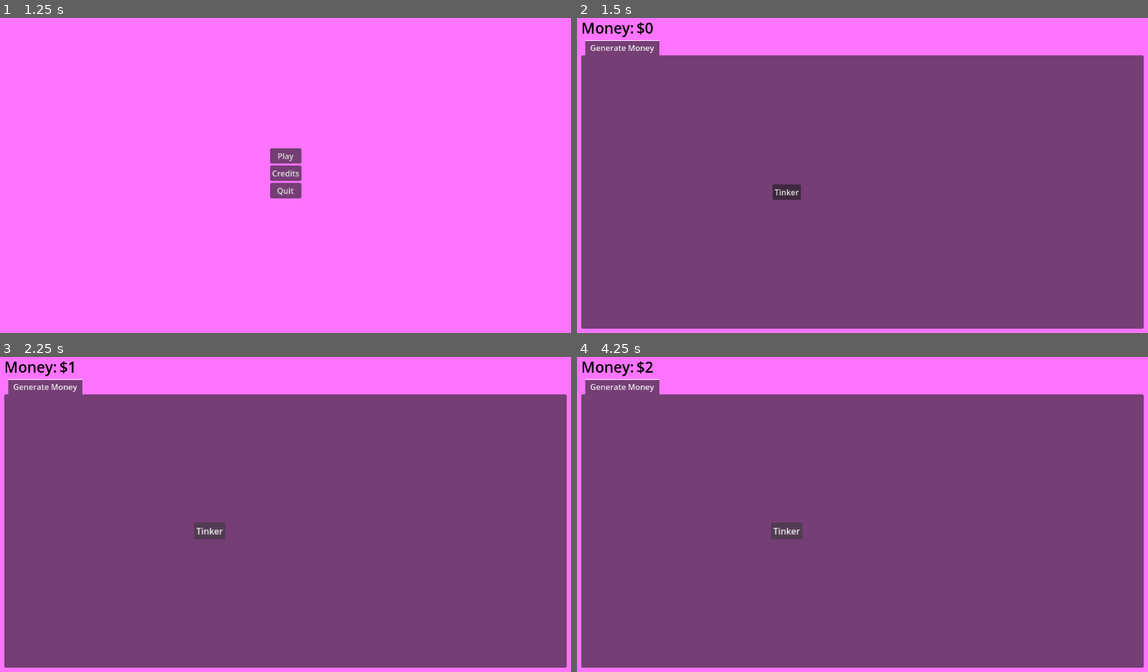
Above: before the commit, frames 1-4 (two rows, left to right).
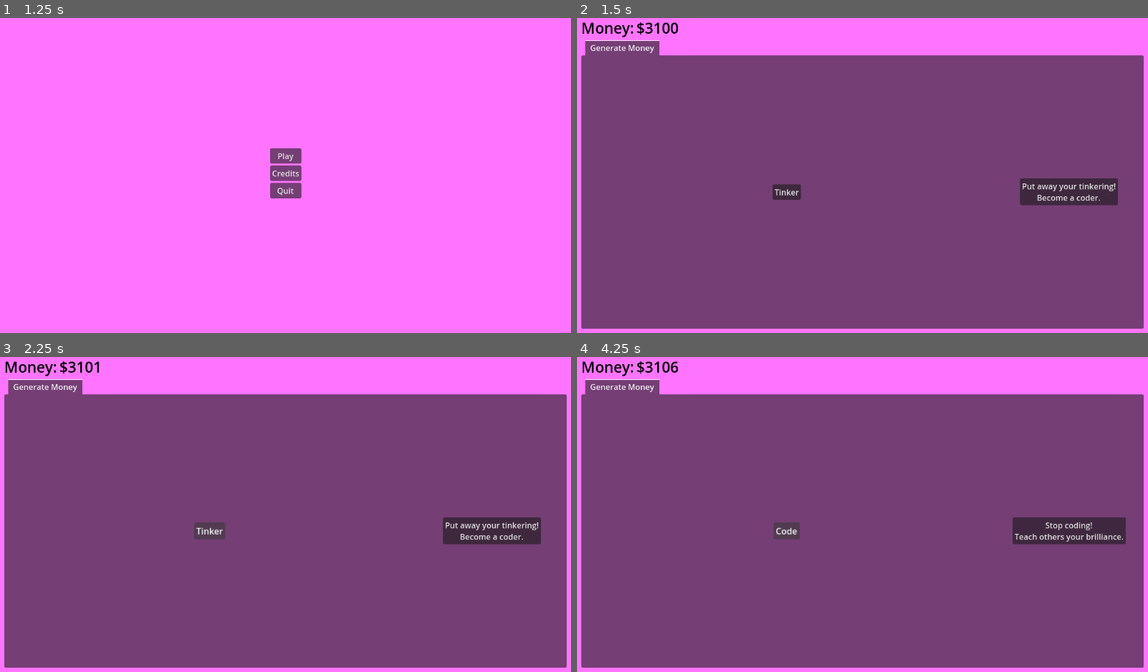
Above: after the commit, the same moments.

Repository: Habidakus/mad-idle-scientist
Game: Godot game, scene res://Scenes/main.tscn
Same seed, same stepped clock (60 frames per second), same inputs: the game is played once before the commit and once after it.
Inputs (mouse positions are in pixels of both pictures, inside the frame that each line leads up to):
- Up to frame 1 (1.25 s): tap Enter at 0.5 s; move the mouse to (411, 156) at 0.52 s; click (411, 156) at 0.67 s
- Up to frame 2 (1.5 s): click "Play" at 1.25 s
- Up to frame 3 (2.25 s): click "Tinker" at 2 s
- Up to frame 4 (4.25 s): click (1068, 530) at 2.75 s, where only the run after the commit has a clickable "Put away your tinkering! Beco…"; click "Tinker" (after the commit: "Code") at 3.5 s

Frame 1 is identical in both runs. In frame 2, 1.6% of the frame differs, in the area x 11-95%, y 1-60%; in frame 3, 1.6%; in frame 4, 1.9%, in the area x 11-97%, y 1-60%.

Commit message:
More work on the workshop page

Diff:
--- a/Scenes/game_state.tscn
+++ b/Scenes/game_state.tscn
@@ -70,9 +70,10 @@
 [node name="TabContainer" type="TabContainer" parent="MarginContainer/VBoxContainer"]
 layout_mode = 2
 size_flags_vertical = 3
-current_tab = 0
+current_tab = 1
 
 [node name="Generate Money" type="Control" parent="MarginContainer/VBoxContainer/TabContainer"]
+visible = false
 layout_mode = 2
 metadata/_tab_index = 0
 
@@ -166,41 +167,69 @@
 script = ExtResource("2_f1jsb")
 
 [node name="Workshops" type="Control" parent="MarginContainer/VBoxContainer/TabContainer"]
-visible = false
 layout_mode = 2
 metadata/_tab_index = 1
 
-[node name="MarginContainer" type="MarginContainer" parent="MarginContainer/VBoxContainer/TabContainer/Workshops"]
-layout_mode = 1
-anchors_preset = 9
-anchor_bottom = 1.0
-offset_right = 170.0
-grow_vertical = 2
-theme = ExtResource("3_yf0vc")
-
-[node name="VBoxContainer" type="VBoxContainer" parent="MarginContainer/VBoxContainer/TabContainer/Workshops/MarginContainer"]
-layout_mode = 2
-
-[node name="MarginContainerA" type="MarginContainer" parent="MarginContainer/VBoxContainer/TabContainer/Workshops/MarginContainer/VBoxContainer"]
-layout_mode = 2
-size_flags_vertical = 3
-
-[node name="MarginContainerB" type="MarginContainer" parent="MarginContainer/VBoxContainer/TabContainer/Workshops/MarginContainer/VBoxContainer"]
-layout_mode = 2
-
-[node name="HireMinion" type="Button" parent="MarginContainer/VBoxContainer/TabContainer/Workshops/MarginContainer/VBoxContainer/MarginContainerB"]
+[node name="HBoxContainer" type="HBoxContainer" parent="MarginContainer/VBoxContainer/TabContainer/Workshops"]
+layout_mode = 1
+anchors_preset = 15
+anchor_right = 1.0
+anchor_bottom = 1.0
+grow_horizontal = 2
+grow_vertical = 2
+
+[node name="MarginContainer" type="MarginContainer" parent="MarginContainer/VBoxContainer/TabContainer/Workshops/HBoxContainer"]
+layout_mode = 2
+theme = ExtResource("3_yf0vc")
+
+[node name="VBoxContainer" type="VBoxContainer" parent="MarginContainer/VBoxContainer/TabContainer/Workshops/HBoxContainer/MarginContainer"]
+layout_mode = 2
+
+[node name="MarginContainerA" type="MarginContainer" parent="MarginContainer/VBoxContainer/TabContainer/Workshops/HBoxContainer/MarginContainer/VBoxContainer"]
+layout_mode = 2
+size_flags_vertical = 3
+
+[node name="MarginContainerB" type="MarginContainer" parent="MarginContainer/VBoxContainer/TabContainer/Workshops/HBoxContainer/MarginContainer/VBoxContainer"]
+layout_mode = 2
+
+[node name="HireMinion" type="Button" parent="MarginContainer/VBoxContainer/TabContainer/Workshops/HBoxContainer/MarginContainer/VBoxContainer/MarginContainerB"]
 layout_mode = 2
 text = "Hire Minion"
 
-[node name="ControlDecorator" type="Node" parent="MarginContainer/VBoxContainer/TabContainer/Workshops/MarginContainer/VBoxContainer/MarginContainerB/HireMinion"]
-script = ExtResource("2_f1jsb")
-
-[node name="MarginContainerC" type="MarginContainer" parent="MarginContainer/VBoxContainer/TabContainer/Workshops/MarginContainer/VBoxContainer"]
-layout_mode = 2
-size_flags_vertical = 3
+[node name="ControlDecorator" type="Node" parent="MarginContainer/VBoxContainer/TabContainer/Workshops/HBoxContainer/MarginContainer/VBoxContainer/MarginContainerB/HireMinion"]
+script = ExtResource("2_f1jsb")
+
+[node name="MarginContainerC" type="MarginContainer" parent="MarginContainer/VBoxContainer/TabContainer/Workshops/HBoxContainer/MarginContainer/VBoxContainer"]
+layout_mode = 2
+
+[node name="BuildWorkshop" type="Button" parent="MarginContainer/VBoxContainer/TabContainer/Workshops/HBoxContainer/MarginContainer/VBoxContainer/MarginContainerC"]
+layout_mode = 2
+text = "Build Workshop"
+
+[node name="ControlDecorator" type="Node" parent="MarginContainer/VBoxContainer/TabContainer/Workshops/HBoxContainer/MarginContainer/VBoxContainer/MarginContainerC/BuildWorkshop"]
+script = ExtResource("2_f1jsb")
+
+[node name="MarginContainerD" type="MarginContainer" parent="MarginContainer/VBoxContainer/TabContainer/Workshops/HBoxContainer/MarginContainer/VBoxContainer"]
+layout_mode = 2
+size_flags_vertical = 3
+
+[node name="MarginContainer2" type="MarginContainer" parent="MarginContainer/VBoxContainer/TabContainer/Workshops/HBoxContainer"]
+layout_mode = 2
+size_flags_horizontal = 3
+theme = ExtResource("3_yf0vc")
+
+[node name="ScrollContainer" type="ScrollContainer" parent="MarginContainer/VBoxContainer/TabContainer/Workshops/HBoxContainer/MarginContainer2"]
+layout_mode = 2
+
+[node name="ListOfWorkshops" type="GridContainer" parent="MarginContainer/VBoxContainer/TabContainer/Workshops/HBoxContainer/MarginContainer2/ScrollContainer"]
+layout_mode = 2
+size_flags_horizontal = 3
+size_flags_vertical = 3
+columns = 4
 
 [connection signal="pressed" from="MarginContainer/VBoxContainer/TabContainer/Generate Money/HBoxContainer/Button" to="." method="_on_button_pressed"]
 [connection signal="pressed" from="MarginContainer/VBoxContainer/TabContainer/Generate Money/HBoxContainer/CenterContainer/MarginContainer/UnlockButton" to="." method="_on_unlock_button_pressed"]
 [connection signal="pressed" from="MarginContainer/VBoxContainer/TabContainer/Generate Money/MarginContainer/AugmentButton" to="." method="_on_augment_button_pressed"]
 [connection signal="pressed" from="MarginContainer/VBoxContainer/TabContainer/Generate Money/MarginContainer2/WorkshopsButton" to="." method="_on_workshops_button_pressed"]
-[connection signal="pressed" from="MarginContainer/VBoxContainer/TabContainer/Workshops/MarginContainer/VBoxContainer/MarginContainerB/HireMinion" to="." method="_on_hire_minion_pressed"]
+[connection signal="pressed" from="MarginContainer/VBoxContainer/TabContainer/Workshops/HBoxContainer/MarginContainer/VBoxContainer/MarginContainerB/HireMinion" to="." method="_on_hire_minion_pressed"]
+[connection signal="pressed" from="MarginContainer/VBoxContainer/TabContainer/Workshops/HBoxContainer/MarginContainer/VBoxContainer/MarginContainerC/BuildWorkshop" to="." method="_on_build_workshop_pressed"]
--- a/Scripts/StateMachine/StateMachineState_Game.gd
+++ b/Scripts/StateMachine/StateMachineState_Game.gd
@@ -8,6 +8,8 @@
 var augment_button : Button = null
 var workshops_button : Button = null
 var hire_minion_button : Button = null
+var build_workshop_button : Button = null
+var list_of_workshops_grid : GridContainer = null
 var augment_eta : Label = null
 var oppossum_attr : Label = null
 var oppossum_value : Label = null
@@ -26,6 +28,8 @@
 
 var cost_to_hire_next_minion : int = 1000
 var cost_to_nire_next_minion_multiplier : float = 2
+var cost_to_build_next_workshop : int = 1000
+var cost_to_build_next_workshop_multiplier : float = 3
 
 var workshop_unlock_amount : int = 3500
 
@@ -68,6 +72,10 @@
 	var tc = find_child(tc_name) as TabContainer
 	assert(tc != null, "%s could not find tab container child %s" % [name, tc_name])
 	return tc
+func find_grid_container(grid_name : String) -> GridContainer:
+	var gc = find_child(grid_name) as GridContainer
+	assert(gc != null, "%s could not find grid container child %s" % [name, grid_name])
+	return gc
 
 func _ready() -> void:
 
@@ -93,8 +101,11 @@
 
 	hire_minion_button = find_button("HireMinion")
 	update_minion_button()
+	build_workshop_button = find_button("BuildWorkshop")
+	update_workshop_button()
 
 	generate_money_tab = find_control("Generate Money");
+	generate_money_tab.show()
 	workshop_tab = find_control("Workshops");
 	change_tab(TabRef.GENERATE_MONEY_TAB, TabAction.SHOW_TAB)
 	change_tab(TabRef.WORKSHOP_TAB, TabAction.HIDE_TAB)
@@ -102,7 +113,10 @@
 	workshops_button = find_button("WorkshopsButton");
 	workshops_button.hide()
 
-	money = 0
+	list_of_workshops_grid = find_grid_container("ListOfWorkshops");
+	list_of_workshops_grid.hide();
+
+	money = 3100
 
 func get_tab_index(tab: TabRef) -> int:
 	var idx : int = -1;
@@ -193,6 +207,7 @@
 			workshops_button.show()
 			change_tab(TabRef.GENERATE_MONEY_TAB, TabAction.HIGHLIGHT_TAB)
 	update_minion_button()
+	update_workshop_button()
 
 func update_minion_button() -> void:
 	hire_minion_button.text = "Hire Minion\n$%.2f" % [cost_to_hire_next_minion]
@@ -201,6 +216,15 @@
 	elif hire_minion_button.is_disabled():
 		change_tab(TabRef.WORKSHOP_TAB, TabAction.HIGHLIGHT_TAB)
 		hire_minion_button.set_disabled(false)
+
+func update_workshop_button() -> void:
+	build_workshop_button.text = "Build Workshop\n$%.2f" % [cost_to_build_next_workshop]
+	if money < cost_to_build_next_workshop:
+		build_workshop_button.set_disabled(true)
+	elif build_workshop_button.is_disabled():
+		change_tab(TabRef.WORKSHOP_TAB, TabAction.HIGHLIGHT_TAB)
+		build_workshop_button.set_disabled(false)
+
 
 func set_click_count(new_value : int) -> void:
 	click_count = new_value
@@ -236,6 +260,77 @@
 	change_tab(TabRef.WORKSHOP_TAB, TabAction.HIGHLIGHT_TAB)
 
 func _on_hire_minion_pressed() -> void:
+	click_count += 1
 	money -= cost_to_hire_next_minion
 	cost_to_hire_next_minion = (int) (cost_to_hire_next_minion * cost_to_nire_next_minion_multiplier)
 	update_minion_button()
+
+func generate_workshop_name() -> String:
+	var a : Array = ["Alpha", "Beta", "Gamma", "Delta", "Omega"]
+	var b : Array = [2, 3, 5,  7, 11, 13,  17, 19, 23,  29, 31, 37,  41, 43, 47, 53, 59, 61]
+	var c : Array = ["Jekyll", "Strange", "No", "Moreau", "Moriarty", "Luthor", "Brundle", "Von Doom", "Loveless", "West", "Octavius", "Nemo"]
+	var tick = (int) (Time.get_unix_time_from_system() * 1000.0)
+	var x = a[tick % a.size()]
+	var y = b[tick % b.size()]
+	var z = c[tick % c.size()]
+	return "%s-%d-%s" % [x, y, z]
+
+enum WorkshopTask {
+	UNASSIGNED,
+	MONEY,
+	BLUEPRINT,
+	GOLEMS,
+}
+# index: [task, minions]
+var workshop_list : Dictionary = {
+}
+
+func add_workshop() -> void:
+	list_of_workshops_grid.show()
+	var name_label : Label = Label.new()
+	name_label.text = generate_workshop_name()
+	name_label.horizontal_alignment = HORIZONTAL_ALIGNMENT_RIGHT
+	name_label.size_flags_horizontal = Control.SIZE_EXPAND_FILL
+	list_of_workshops_grid.add_child(name_label)
+	var minion_count_selector : SpinBox = SpinBox.new()
+	minion_count_selector.prefix = "Minions allocated: "
+	minion_count_selector.size_flags_horizontal = Control.SIZE_EXPAND_FILL
+	list_of_workshops_grid.add_child(minion_count_selector)
+	var option_button : OptionButton = OptionButton.new()
+	option_button.add_item("(SELECT SOMETHING)", WorkshopTask.UNASSIGNED);
+	option_button.set_item_tooltip(WorkshopTask.UNASSIGNED, "Select something for this workshop to build");
+	option_button.add_item("Perform mindless labor", WorkshopTask.MONEY);
+	option_button.set_item_tooltip(WorkshopTask.MONEY, "This will generate some money");
+	option_button.add_item("Draft blueprints", WorkshopTask.BLUEPRINT);
+	option_button.set_item_tooltip(WorkshopTask.BLUEPRINT, "Blueprints help you invent new things");
+	option_button.select(0)
+	option_button.size_flags_horizontal = Control.SIZE_EXPAND_FILL
+	list_of_workshops_grid.add_child(option_button)
+	option_button.set_item_disabled(0, true)
+	var status_label : Label = Label.new()
+	status_label.size_flags_horizontal = Control.SIZE_EXPAND_FILL
+	status_label.text = "10.0 quatloos/sec";
+	list_of_workshops_grid.add_child(status_label)
+
+	var child_count = list_of_workshops_grid.get_children().size();
+	assert(child_count % 4 == 0);
+	var workshop_index : int = (int)(child_count / 4.0);
+	workshop_list[workshop_index] = [WorkshopTask.UNASSIGNED, 0]
+
+	option_button.item_selected.connect(on_workshop_task_selected.bindv([workshop_index, option_button]))
+	minion_count_selector.value_changed.connect(on_workshop_minion_count_changed.bindv([workshop_index, minion_count_selector]))
+
+func on_workshop_task_selected(item_selected, workshop_index : int, option_button : OptionButton) -> void:
+	var task : WorkshopTask = option_button.get_item_id(option_button.selected) as WorkshopTask
+	print("Task changed to %s for workshop #%d (item selected = %s)" % [WorkshopTask.find_key(task), workshop_index, str(item_selected)])
+	click_count += 1
+func on_workshop_minion_count_changed(value : float, workshop_index : int, spin_box : SpinBox) -> void:
+	print("Minion cound changed to %d for workshop #%d (value=%f)" % [spin_box.value, workshop_index, value])
+	click_count += 1
+
+func _on_build_workshop_pressed() -> void:
+	click_count += 1
+	money -= cost_to_build_next_workshop
+	cost_to_build_next_workshop = (int) (cost_to_build_next_workshop * cost_to_build_next_workshop_multiplier)
+	add_workshop()
+	update_workshop_button()
